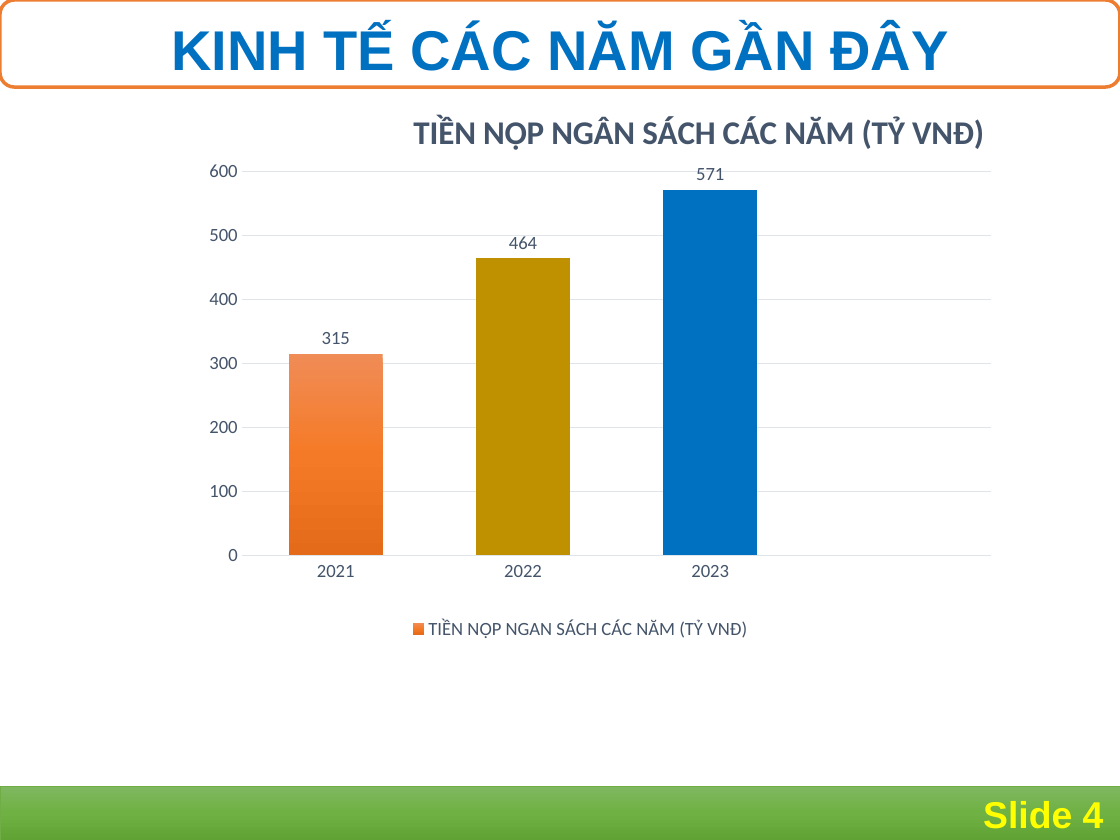
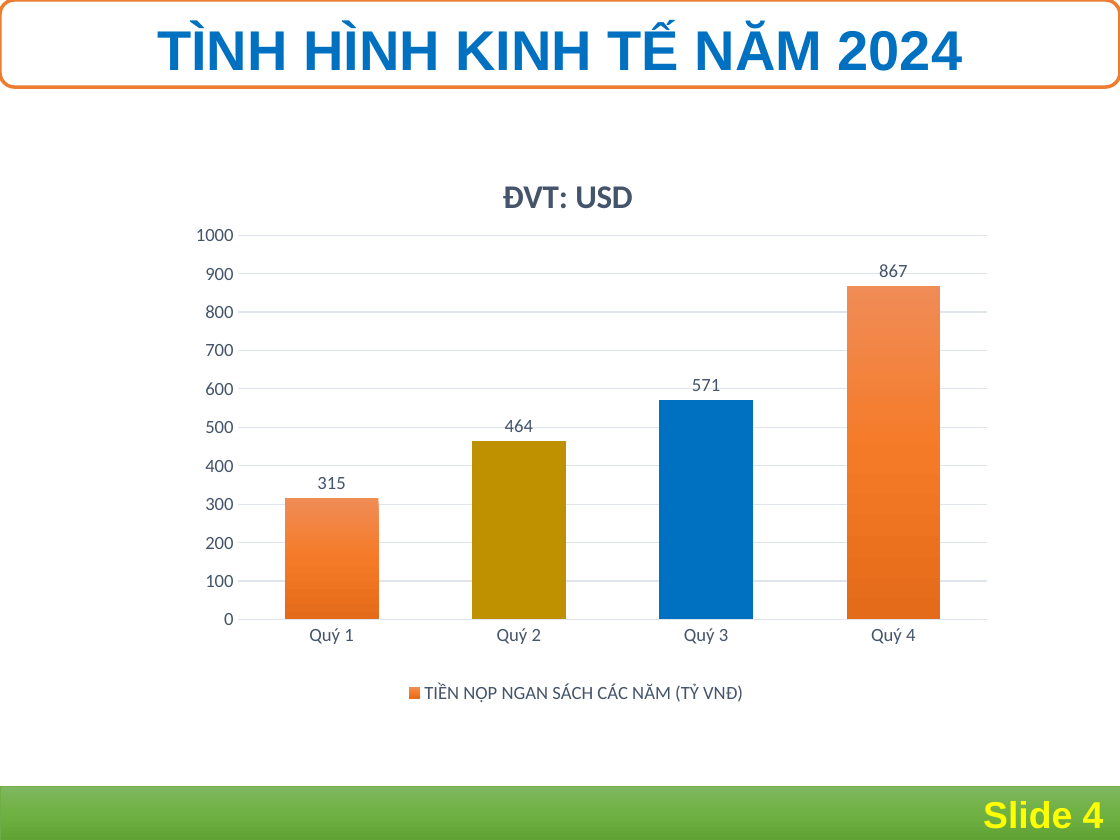
Before and after one commit to phatnguyendev/quiz-search, a slide deck: slide 4 of dapan/cau 3.pptx. Drawn at 1120x840 pixels with LibreOffice and Linux fonts; fonts in the diff are those of the drawing. Boxes give left, top, right and bottom in pixels: in the first picture for what was removed or moved away, otherwise in the second. Text is boxed around its words. In the diff, an @@ line names an element or a change of style, - is before the commit and + after.

```diff
--- a/dapan/cau 3.pptx
+++ b/dapan/cau 3.pptx
@@ title at bbox=[157, 26, 963, 71]: text changed @@
-KINH TẾ CÁC NĂM GẦN ĐÂY
+TÌNH HÌNH KINH TẾ NĂM 2024
@@ column chart at bbox=[166, 165, 988, 708] @@
@@ title "TIỀN NỘP NGÂN SÁCH CÁC NĂM (TỶ VNĐ) " to "ĐVT: USD " @@
-categories: 2021, 2022, 2023, 
+categories: Quý 1, Quý 2, Quý 3, Quý 4
-TIỀN NỘP NGAN SÁCH CÁC NĂM (TỶ VNĐ): 315, 464, 571, -
+TIỀN NỘP NGAN SÁCH CÁC NĂM (TỶ VNĐ): 315, 464, 571, 867
@@ data labels of TIỀN NỘP NGAN SÁCH CÁC NĂM (TỶ VNĐ) changed @@
@@ column chart: place and size @@
-column chart at bbox=[169, 101, 991, 644]
+column chart at bbox=[166, 165, 988, 708]
```
Also in this commit, not shown: 3 other slides changed, 2 other files.
